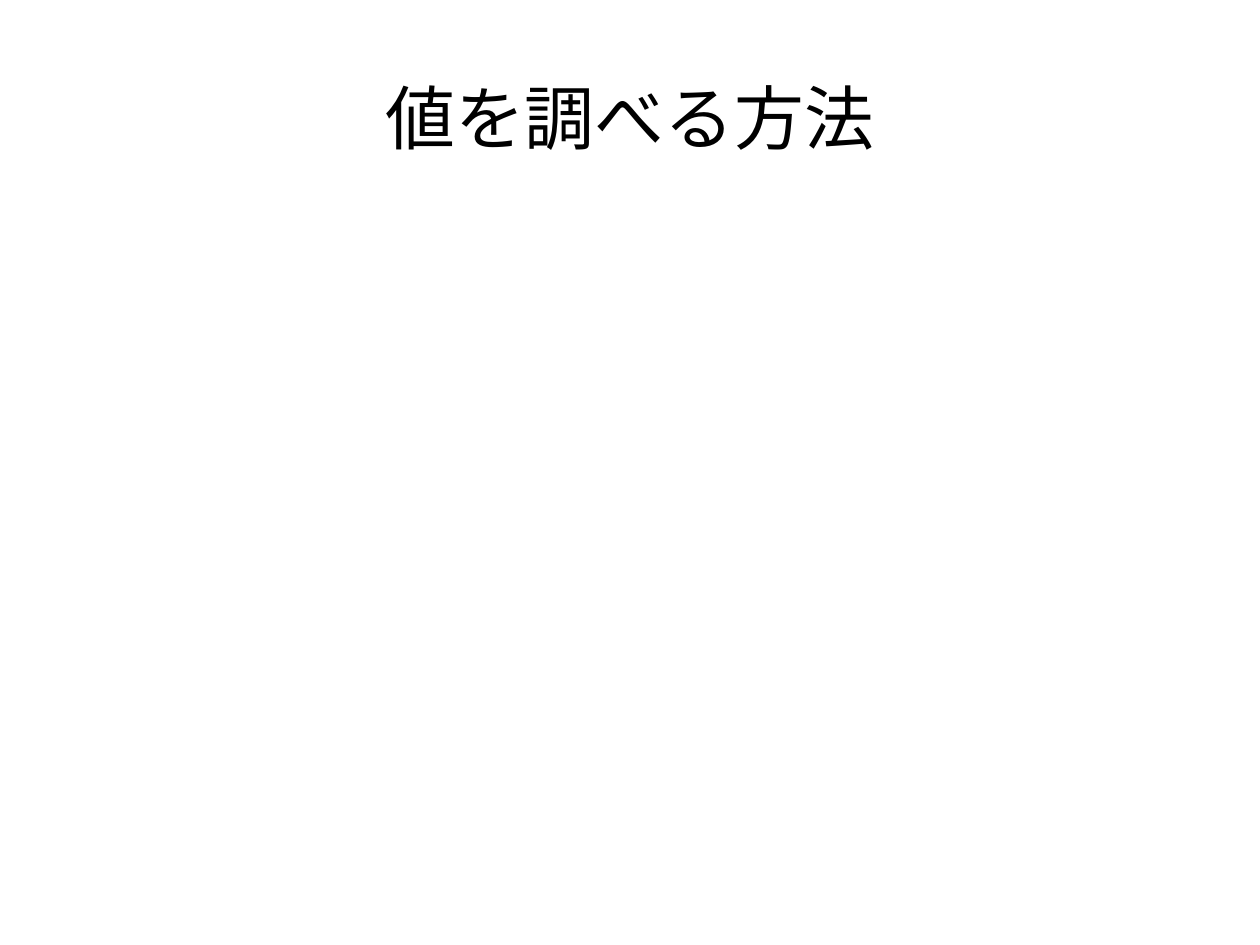
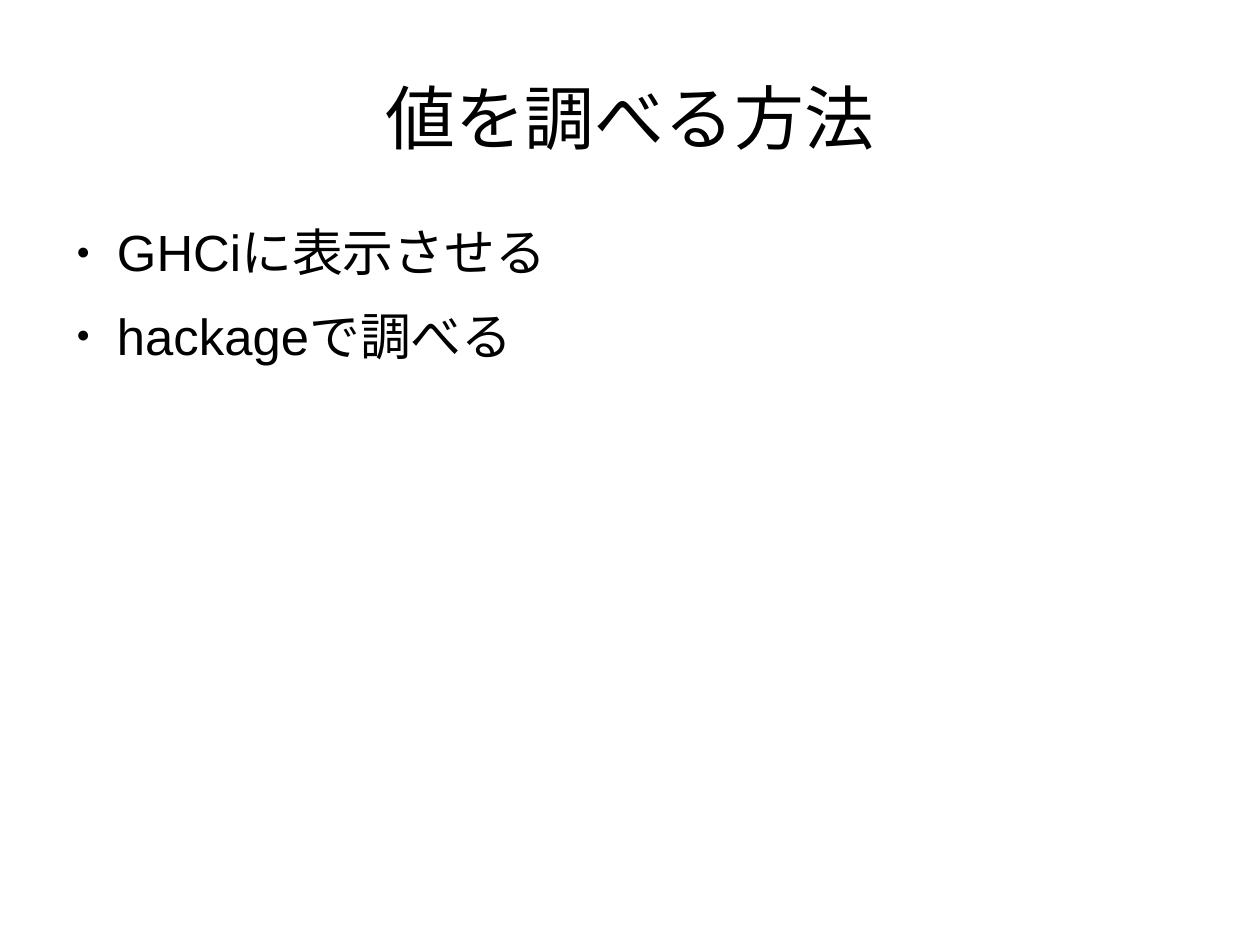
Before and after one commit to nushio3/practice, a slide deck: slide 8 of haskell-teaching/Tsukuba-2016.odp. Drawn at 1260x945 pixels with LibreOffice and Linux fonts; fonts in the diff are those of the drawing. Boxes give left, top, right and bottom in pixels: in the first picture for what was removed or moved away, otherwise in the second. Text is boxed around its words. In the diff, an @@ line names an element or a change of style, - is before the commit and + after.

```diff
--- a/haskell-teaching/Tsukuba-2016.odp
+++ b/haskell-teaching/Tsukuba-2016.odp
@@ text added at (117,231,546,365), 32 pt, text #000000 @@
+● GHCiに表示させる
+● hackageで調べる
```
Also in this commit, not shown: 3 other slides changed, 2 slides added, 2 other files.
